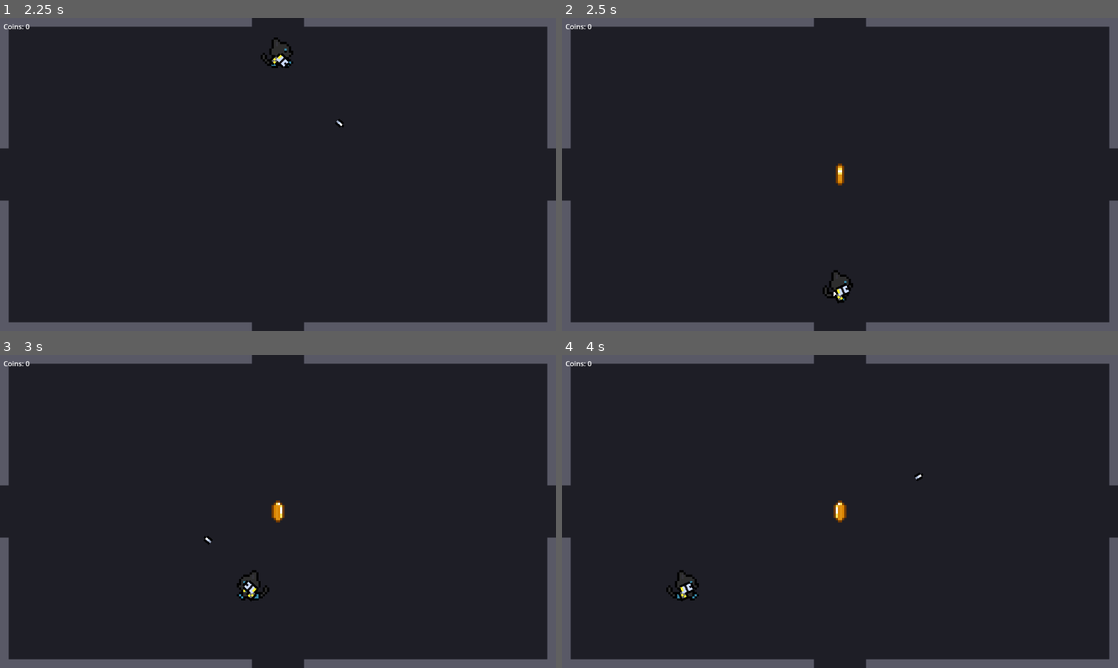
Above: before the commit, frames 1-4 (two rows, left to right).
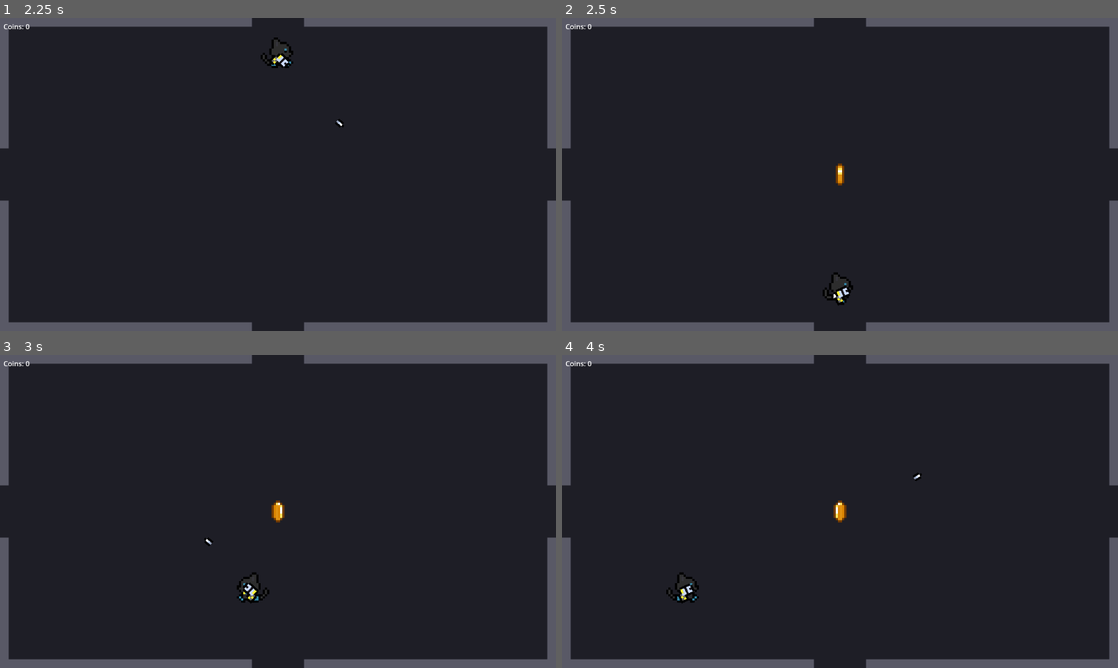
Above: after the commit, the same moments.

Repository: s4hlo/movie-jam
Game: Godot game, scene res://scenes/main_menu.tscn
Two runs of this game, one before a commit and one after it. Both use one fixed random seed, a clock stepped at 60 frames per second and the inputs below.
Inputs (mouse positions are in pixels of both pictures, inside the frame that each line leads up to):
- Up to frame 1 (2.25 s): click "Start" at 0.5 s; tap Enter at 1.25 s; move the mouse to (250, 237) at 1.27 s; hold W (move_up) from 1.28 s (still down); click (250, 237) at 1.35 s; move the mouse to (444, 221) at 2.02 s; click (444, 221) at 2.1 s
- Up to frame 2 (2.5 s): keep holding W (move_up)
- Up to frame 3 (3 s): move the mouse to (111, 464) at 2.77 s; release W (move_up) at 2.78 s; hold A (move_left) from 2.78 s (still down); click (111, 464) at 2.85 s
- Up to frame 4 (4 s): keep holding A (move_left); move the mouse to (867, 511) at 3.52 s; click (867, 511) at 3.6 s

Frame 1 is identical in both runs. In frame 2, 0.2% of the frame differs, in the area x 46-53%, y 80-92%; in frame 3, 0.3%, in the area x 36-49%, y 57-80%; in frame 4, 0.3%.

Commit message:
Update room_manager.gd
Corrigindo erros do load

Diff:
--- a/scripts/room_manager.gd
+++ b/scripts/room_manager.gd
@@ -128,7 +128,7 @@
 		_generate_room(target_pos, direction)
 
 	var entry_direction: String = OPPOSITE[direction]
-	_load_room(target_pos, entry_direction)
+	call_deferred("_load_room", target_pos, entry_direction)
 
 
 func _save_room_state() -> void:
